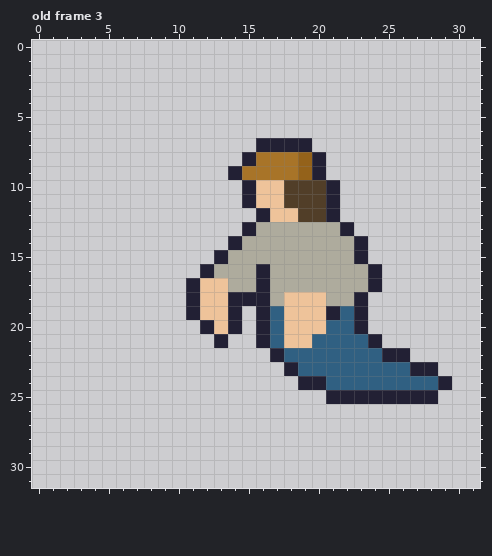
One commit to this pixel-art file: Sprite/Player01.aseprite. Above is the file before it was changed.
32x32 pixels, 64 frames. Shown: old frame 3. The commit also changed other frames, which this record leaves out.
New version:
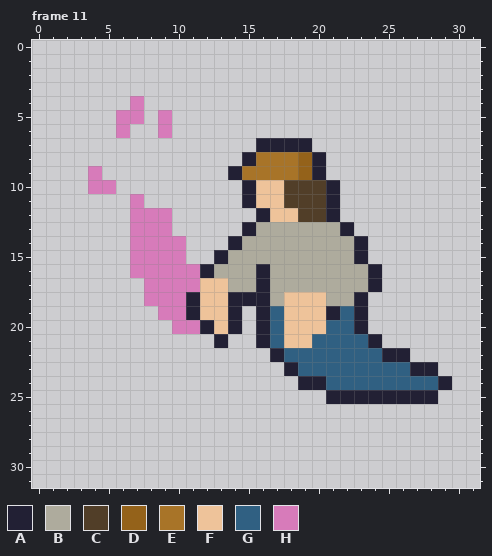
Palette (. is transparent): A #222034  B #aeab9d  C #513e28  D #94621a  E #a87428  F #eec39a  G #306082  H #d77bba
A new or re-ordered frame is compared with the old frame closest to it.
Diff:
layer "Layer 2" added
frames re-ordered
Frame 11 against old frame 3, layer "Layer 2":
The author put colour H in row 4 at x 7; in row 5 at x 6 to 7 and 9; in row 6 at x 6 and 9; in row 9 at x 4; in row 10 at x 4 to 5; in row 11 at x 7.
The author put colour H in rows 12 to 13 at x 7 to 9; in rows 14 to 15 at x 7 to 10; in row 16 at x 7 to 11; in rows 17 to 18 at x 8 to 10; in row 19 at x 9 to 10; in row 20 at x 10 to 11.
Colour A becomes colour H in row 17 at x 11.
